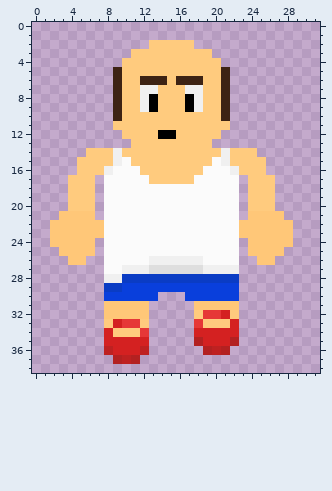
Two versions of one pixel-art sprite, Assets/Sprites/character sprites/Walk/Craig ForwardWalk1.png. This is how it looked before the edit.
The file is 32x39 pixels. Colours within 5 levels of each other are drawn and written as one.
Once edited:
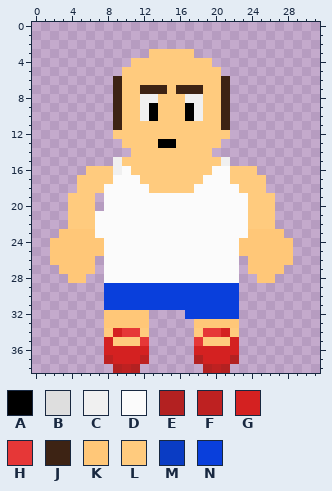
Palette (. is transparent): A #000000  B #dedede  C #f0f0f0  D #fbfbfb  E #b32121  F #be2121  G #d42121  H #e63737  J #3d2314  K #ffc778  L #ffcb7e  M #0a3cc4  N #093fdc
Changes in this commit:
Changed rows in their new state; - is an unchanged pixel.
first column x 2:
 2 -----------.....-----------
 3 ---------..-----..---------
 4 --------.---------.--------
 5 -------.-----------.-------
 6 ----------LLL-LLL----------
 7 ----------JJJ-JJJ----------
 8 -----------C---C-----------
10 ----------CA---AC----------
11 -------J-----------J-------
12 -------L----LL-----L-------
13 --------L---AA----L--------
14 ----.....---------.....----
15 ---....-L---------L-....---
16 ---.--LC-L-------L--L--.---
17 --.--LL---L-----L---LL--.--
18 --.--L-----LLLLL-----L--.--
19 ---------------------D-----
20 ---------------------D-----
21 -.LLLD---------------DLLL.-
22 ..LLLD---------------DLLL..
23 .----D---------------D----.
24 -----K---------------K-----
25 K----K---------------K----K
26 KK--K------DDDDDD-----K--KK
27 -KKKK---DDDDDDDDDDDDD-KKKK-
28 --KK--DDDDDDDDDDDDDDD--KK--
29 ------NN-------------------
30 ------------NNN------------
31 ------NNNNNNNNNNNNNNN------
32 ---------------NNNNNN------
33 ------KKKKK-----KKKKK------
34 ------LGHHL-----LHH-L------
35 -------LLLH-----HLLLG------
36 ------G---G-----GGGGG------
37 ------FGGGF-----EGGGE------
38 -------EFE-------EFE-------
Boxes around the changes in both pictures, in picture pixels (x1, y1, x2, y2):
changed: (50, 40, 293, 373)
